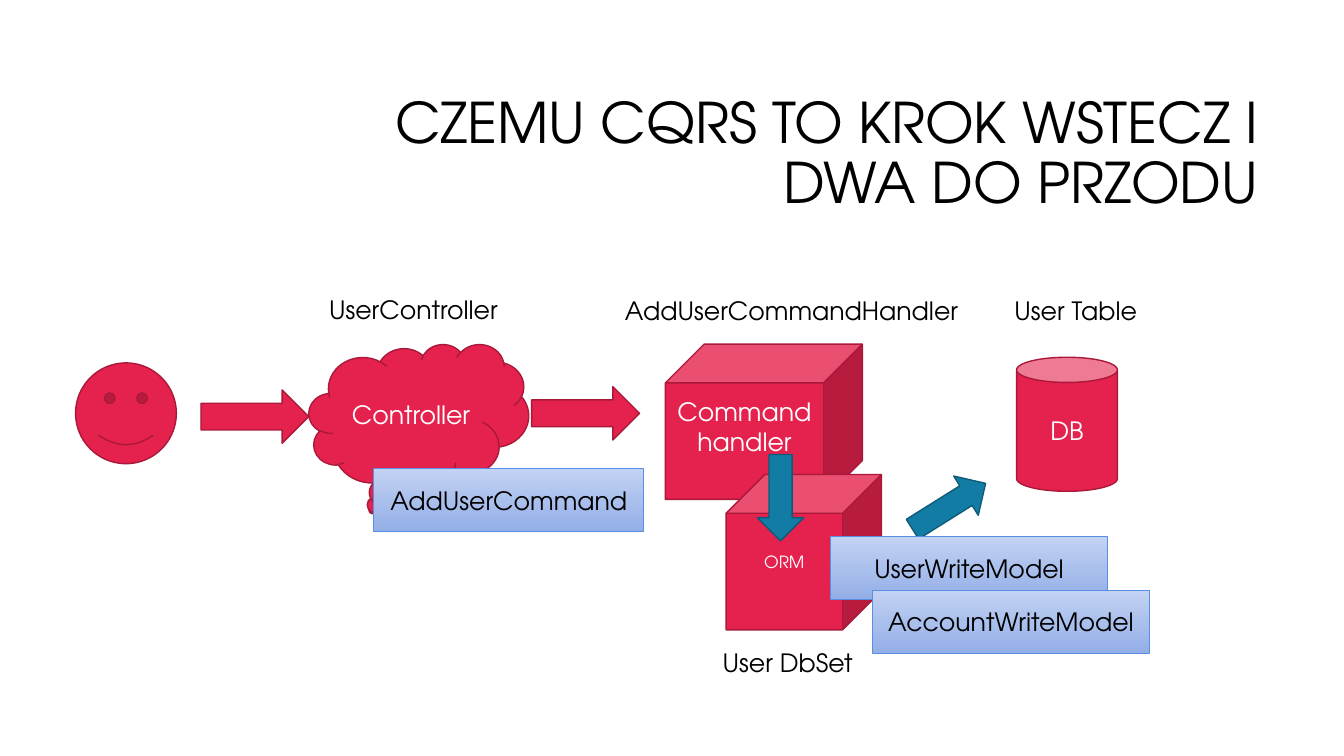
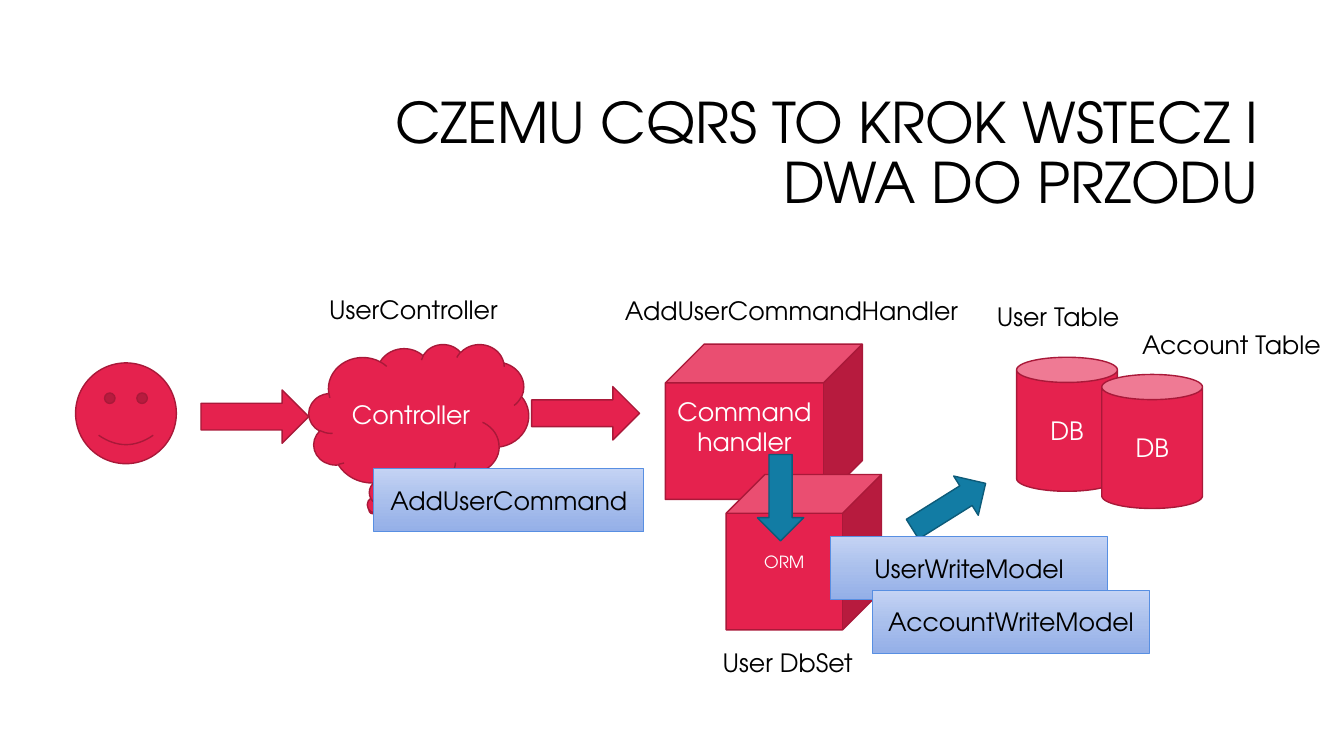
Before and after one commit to oskardudycz/EventSourcing.NetCore, a slide deck: slide 33 of Slides.pptx (slide 32 before the commit). Drawn at 1344x756 pixels with LibreOffice and Linux fonts; fonts in the diff are those of the drawing; background and template pictures are left out. Boxes give left, top, right and bottom in pixels: in the first picture for what was removed or moved away, otherwise in the second. Text is boxed around its words. In the diff, an @@ line names an element or a change of style, - is before the commit and + after.

Commit message:
CQRS slides ready

```diff
--- a/Slides.pptx
+++ b/Slides.pptx
@@ text "User Table": place and size @@
-text "User Table" at [1014, 301, 1137, 321]
+text "User Table" at [997, 307, 1119, 327]
@@ text added at [1142, 335, 1320, 355], 18 pt, text #000000 @@
+Account Table
@@ cylinder added at [1102, 374, 1203, 508], fill #E5224E, outline #A9193A 1 pt, 18 pt, text #FFFFFF @@
+DB
```
Also in this commit, not shown: 1 other slide changed, 7 slides added.
